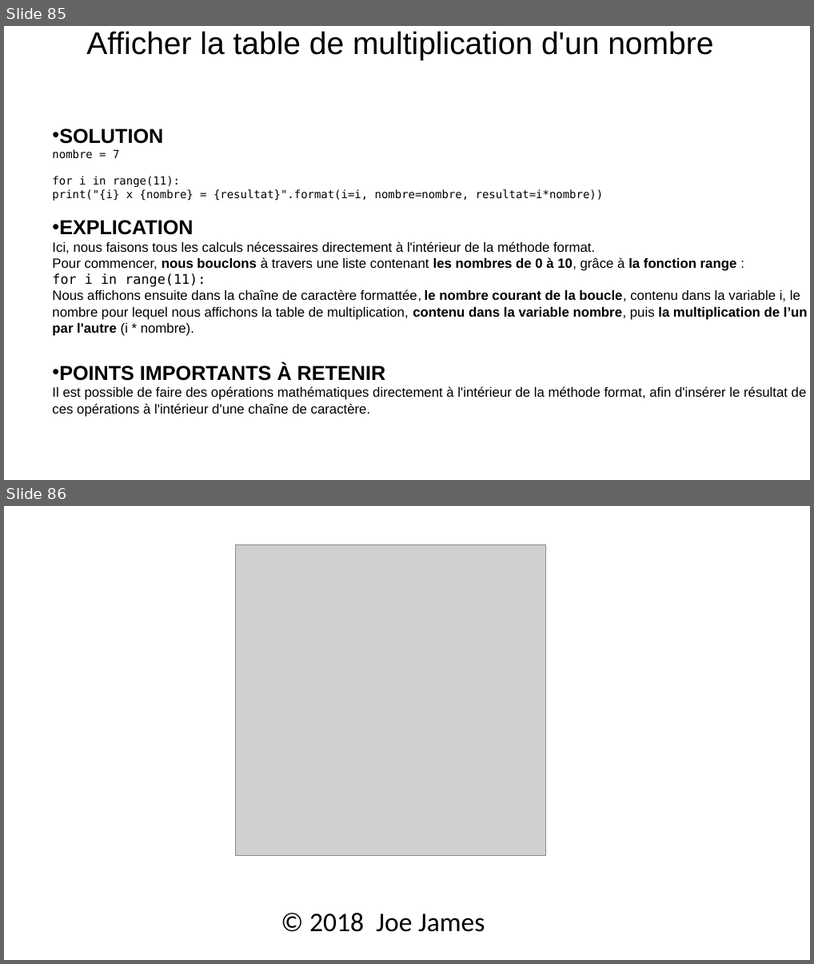
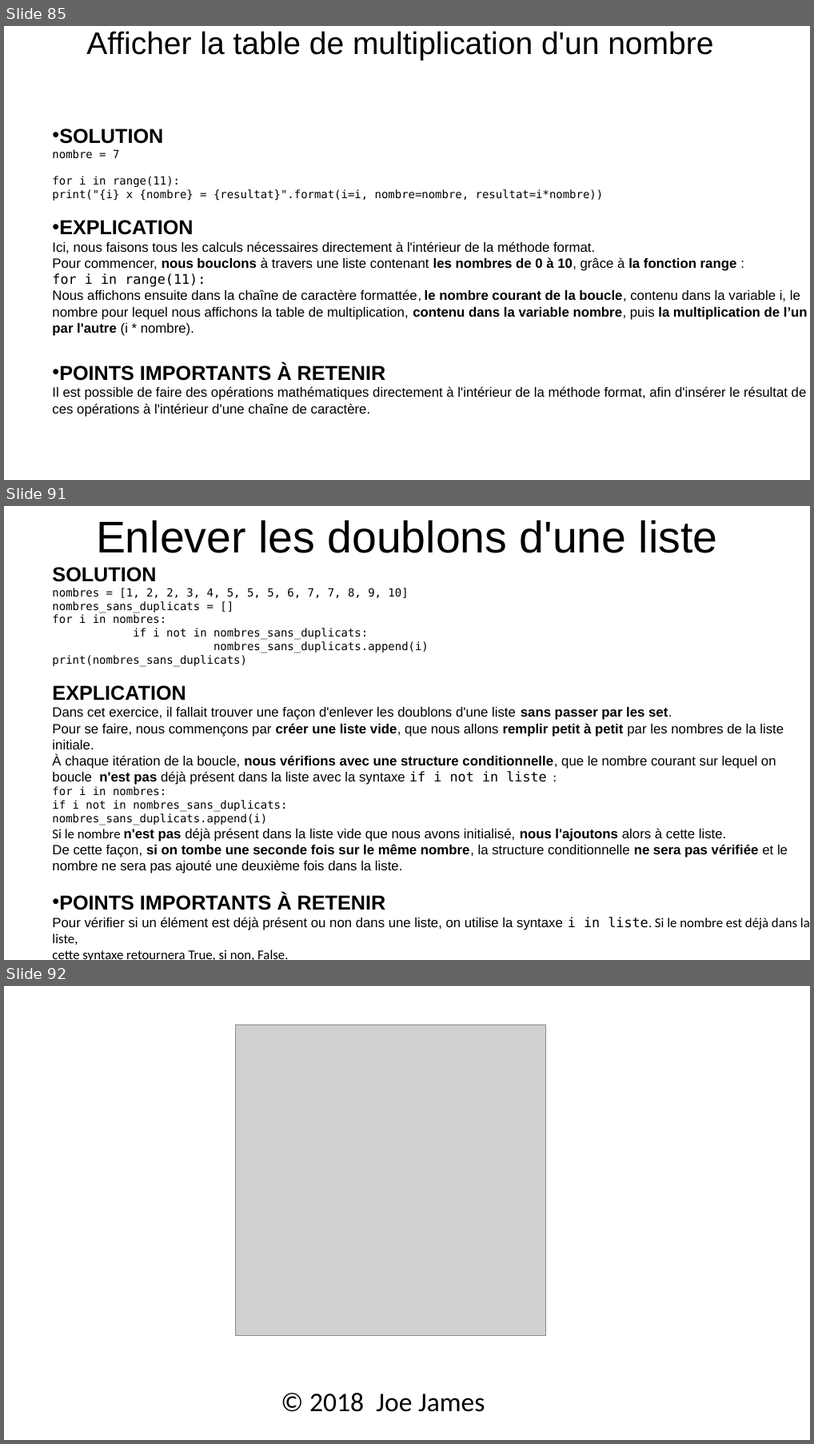
Before and after one commit to julienPalleau/Udemy, a slide deck: PythonParLaPratique 101 exercices/Python in 90 minutes [Enregistrement automatique].pptx. Shown one above the other, each under a label of ours: slides 85 and 86 before the commit, slides 85, 91 and 92 after it; the slides between them are not shown. The pictures are 814x964 and 814x1444 pixels, drawn with LibreOffice and Linux fonts; fonts in the diff are those of the drawing; grey boxes stand for pictures. Boxes give left, top, right and bottom in pixels: in the first picture for what was removed or moved away, otherwise in the second. Text is boxed around its words. In the diff, an @@ line names an element or a change of style, - is before the commit and + after.

Commit message:
exercice 47

```diff
--- a/PythonParLaPratique 101 exercices/Python in 90 minutes [Enregistrement automatique].pptx
+++ b/PythonParLaPratique 101 exercices/Python in 90 minutes [Enregistrement automatique].pptx
@@ slide 91 added at [4, 506, 810, 960], background #FFFFFF @@
@@ title added at [96, 520, 718, 553], 39.6 pt, text #000000 @@
+Enlever les doublons d'une liste
@@ text added at [52, 567, 810, 960], 12 pt, text #000000 @@
+SOLUTION
+nombres = [1, 2, 2, 3, 4, 5, 5, 5, 6, 7, 7, 8, 9, 10]
+nombres_sans_duplicats = []
+for i in nombres:
+if i not in nombres_sans_duplicats:
+nombres_sans_duplicats.append(i)
+print(nombres_sans_duplicats)
+EXPLICATION
+Dans cet exercice, il fallait trouver une façon d'enlever les doublons d'une liste sans passer par les set.
+Pour se faire, nous commençons par créer une liste vide, que nous allons remplir petit à petit par les nombres de la liste
+initiale.
+À chaque itération de la boucle, nous vérifions avec une structure conditionnelle, que le nombre courant sur lequel on
+boucle n'est pas déjà présent dans la liste avec la syntaxe if i not in liste :
+for i in nombres:
+if i not in nombres_sans_duplicats:
+nombres_sans_duplicats.append(i)
+Si le nombre n'est pas déjà présent dans la liste vide que nous avons initialisé, nous l'ajoutons alors à cette liste.
+De cette façon, si on tombe une seconde fois sur le même nombre, la structure conditionnelle ne sera pas vérifiée et le
+nombre ne sera pas ajouté une deuxième fois dans la liste.
+• POINTS IMPORTANTS À RETENIR
+Pour vérifier si un élément est déjà présent ou non dans une liste, on utilise la syntaxe i in liste. Si le nombre est déjà dans la liste,
+cette syntaxe retournera True, si non, False.
@@ what was slide 86 is now slide 92 @@
```
Also in this commit, not shown: 5 other slides added.
